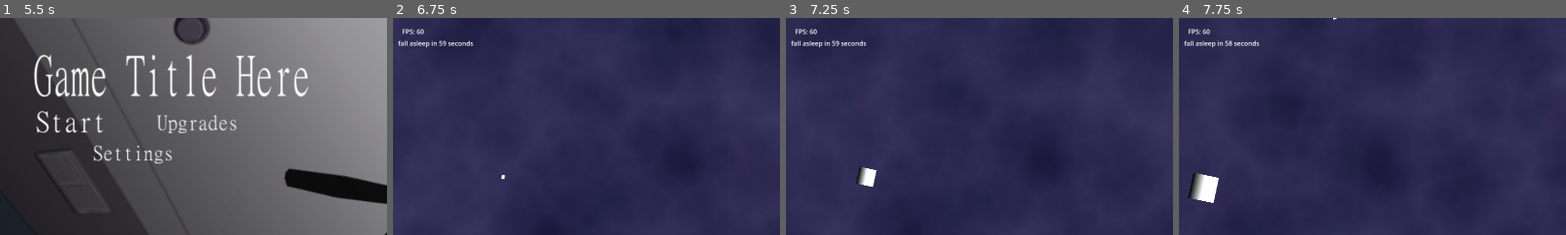
Above: before the commit, frames 1-4 (left to right).
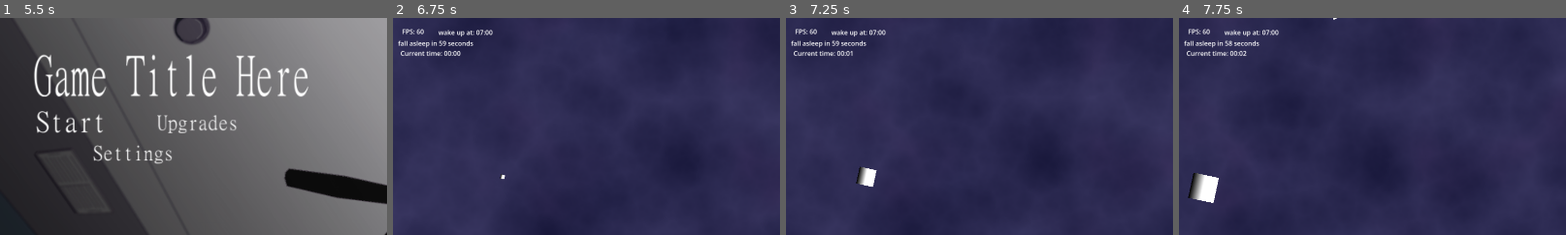
Above: after the commit, the same moments.

Repository: PatrikS24/GMTK26
Game: Godot game, scene res://state/main_state.tscn
The game is run twice, just before and just after one commit, with the same random seed, the same clock (stepped at 60 frames per second) and the same inputs.
Inputs:
- Up to frame 1 (5.5 s): click "Start Game" at 0.5 s; tap Enter at 1.25, 2.75, 5 s; hold Right (ui_right) 1.28-2.03 s; tap Space at 2, 4.25 s; hold Down (ui_down) 2.03-2.78 s; hold Right (ui_right) 2.78-3.53 s; hold Up (ui_up) 3.53-4.28 s; hold Left (ui_left) from 4.28 s (still down)
- Up to frame 2 (6.75 s): release Left (ui_left) at 5.78 s; hold Down (ui_down) 5.78-6.53 s; hold Right (ui_right) from 6.53 s (still down)
- Up to frame 3 (7.25 s): keep holding Right (ui_right)
- Up to frame 4 (7.75 s): release Right (ui_right) at 7.28 s; hold Up (ui_up) from 7.28 s (still down)
The pictures show only the part of the screen within x 0-50%, y 0-50%; the shares and areas given below are measured in that part.

Frame 1 is identical in both runs. In frame 2, 0.5% of the frame differs, in the area x 2-26%, y 5-18%; in frame 3, 0.5%; in frame 4, 0.5%.

Commit message:
wakeup/current time

Diff:
--- a/assets/shaders/background_shader.gdshader
+++ b/assets/shaders/background_shader.gdshader
@@ -196,10 +196,10 @@
 vec2 room_uv = uv + pivot;
 
 vec4 bottom_mask_color = texture(eyelid_texture, bottom_uv);
-float bottom_mask = bottom_mask_color.g * bottom_mask_color.a;
+float bottom_mask = bottom_mask_color.a;
 
 vec4 top_mask_color = texture(eyelid_texture, top_uv);
-float top_mask = top_mask_color.g * top_mask_color.a;
+float top_mask = top_mask_color.a;
 
 float background_mask = top_mask + bottom_mask;
 
--- a/attacks/attack_manager.gd
+++ b/attacks/attack_manager.gd
@@ -45,10 +45,10 @@
 	var dir_sign = -1 if left_side else 1
 	var x_pos = player.global_position.x + distance_from_player * dir_sign
 	var positions: Array[Vector2] = []
-	var bottom_y = player.global_position.y - height / 2.0
+	var bottom_y = player.global_position.y + height / 2.0
 	var height_diff = height / float(num_of_points)
 	for i in range(num_of_points):
-		positions.append(Vector2(x_pos, bottom_y + height_diff * i))
+		positions.append(Vector2(x_pos, bottom_y - height_diff * i))
 	return positions
 
 
--- a/attacks/weapons/wave_weapon.gd
+++ b/attacks/weapons/wave_weapon.gd
@@ -21,6 +21,11 @@
 		var sideways = direction.orthogonal() * sin(time * frequency + phase) * amplitude
 
 		global_position = start_pos + forward + sideways
+		var dt = 0.01
+		var next_time = time + dt
+		var next_pos = start_pos + direction * speed * next_time + direction.orthogonal() * sin(next_time * frequency + phase) * amplitude
+
+		look_at(next_pos)
 
 
 func init_wave(left: bool, start_position: Vector2, offset: float):
--- a/player/countdown.gd
+++ b/player/countdown.gd
@@ -4,12 +4,19 @@
 
 @export var countdown_time: float = 60.0
 
-const wakeup_time : float = 60.0 * 3
+const timescale: float = 140.0
+const wakeup_time : float = 60.0 * 3 * timescale
 
-func _process(_delta: float) -> void:
+var current_time: float = 0.0
+
+func _process(delta: float) -> void:
 	if MainState.state != MainState.GameState.IN_GAME:
 		timer.paused = true
-	else: timer.paused = false
+	else:
+		timer.paused = false
+		current_time += delta * timescale
+	if current_time >= wakeup_time:
+		pass # TODO: game over
 
 func add_time(time: float):
 	var remaining = timer.time_left
@@ -34,8 +41,14 @@
 func get_time_left():
 	return timer.time_left
 
-func death():
+func get_wake_up_time():
+	return wakeup_time
+
+func get_current_time():
+	return current_time
+
+func win():
 	pass # TODO
 
 func _on_timer_timeout() -> void:
-	death()
+	win()
--- a/state/fps_label.gd
+++ /dev/null
@@ -1,4 +0,0 @@
-extends Label
-
-func _process(_delta: float) -> void:
-	text = "FPS: %d" % Engine.get_frames_per_second()
--- /dev/null
+++ b/state/hud.gd
@@ -0,0 +1,24 @@
+extends Control
+
+@onready var fps_label: Label = $FpsLabel
+@onready var current_time_label: Label = $CurrentTimeLabel
+@onready var time_left_label: Label = $TimeLeftLabel
+@onready var wake_up_time_label: Label = $WakeUpTimeLabel
+
+
+@export var player: Player
+
+
+
+func _ready() -> void:
+	wake_up_time_label.text = "Wake up at: %d" % player.get_countdown().get_wake_up_time()
+
+func _process(_delta: float) -> void:
+	time_left_label.text = "fall asleep in %d seconds" % player.get_countdown().get_time_left()
+	fps_label.text = "FPS: %d" % Engine.get_frames_per_second()
+
+	current_time_label.text = "Current time: %s" % format_time(player.get_countdown().get_current_time())
+	wake_up_time_label.text = "wake up at: %s" % format_time(player.get_countdown().get_wake_up_time())
+
+func format_time(time: float) -> String:
+	return "%02d:%02d" % [int(time / 3600) % 24, int(time / 60) % 60]
--- a/state/main_state.tscn
+++ b/state/main_state.tscn
@@ -4,8 +4,7 @@
 [ext_resource type="PackedScene" uid="uid://currq2cjuv0k2" path="res://player/player.tscn" id="1_k6isv"]
 [ext_resource type="Script" uid="uid://v6udstsolhh7" path="res://state/state_manager.gd" id="1_omdrj"]
 [ext_resource type="Script" uid="uid://qxv5v0stm1gx" path="res://player/camera_controller.gd" id="3_06sgl"]
-[ext_resource type="Script" uid="uid://42p3hvk6sgtq" path="res://state/fps_label.gd" id="4_r0e75"]
-[ext_resource type="Script" uid="uid://du3iuj0qwfo0p" path="res://state/time_left_label.gd" id="5_m4jtw"]
+[ext_resource type="Script" uid="uid://df85u7q31c1ld" path="res://state/hud.gd" id="6_4180k"]
 [ext_resource type="Script" uid="uid://x5iopploffcn" path="res://state/main_menu.gd" id="7_y8htd"]
 [ext_resource type="Script" uid="uid://vuhiilaydigk" path="res://state/cutscene_player.gd" id="8_ovehu"]
 [ext_resource type="Script" uid="uid://cv75lnkykhqlt" path="res://state/pause_menu.gd" id="8_qp3ij"]
@@ -225,12 +224,14 @@
 layout_mode = 2
 text = "Quit"
 
-[node name="HUD" type="Control" parent="UI/CanvasLayer" unique_id=1058632053]
+[node name="HUD" type="Control" parent="UI/CanvasLayer" unique_id=1058632053 node_paths=PackedStringArray("player")]
 process_mode = 3
 layout_mode = 3
 anchors_preset = 0
 offset_right = 40.0
 offset_bottom = 40.0
+script = ExtResource("6_4180k")
+player = NodePath("../../../Game/Player")
 
 [node name="FpsLabel" type="Label" parent="UI/CanvasLayer/HUD" unique_id=1594056062]
 layout_mode = 0
@@ -238,16 +239,27 @@
 offset_top = 22.0
 offset_right = 65.0
 offset_bottom = 45.0
-script = ExtResource("4_r0e75")
-
-[node name="TimeLeftLabel" type="Label" parent="UI/CanvasLayer/HUD" unique_id=379233246 node_paths=PackedStringArray("player")]
+
+[node name="TimeLeftLabel" type="Label" parent="UI/CanvasLayer/HUD" unique_id=379233246]
 layout_mode = 0
 offset_left = 15.0
 offset_top = 51.0
 offset_right = 55.0
 offset_bottom = 74.0
-script = ExtResource("5_m4jtw")
-player = NodePath("../../../../Game/Player")
+
+[node name="CurrentTimeLabel" type="Label" parent="UI/CanvasLayer/HUD" unique_id=1484990510]
+layout_mode = 0
+offset_left = 21.0
+offset_top = 76.0
+offset_right = 61.0
+offset_bottom = 99.0
+
+[node name="WakeUpTimeLabel" type="Label" parent="UI/CanvasLayer/HUD" unique_id=465508403]
+layout_mode = 0
+offset_left = 115.0
+offset_top = 24.0
+offset_right = 155.0
+offset_bottom = 47.0
 
 [node name="PauseMenu" type="Control" parent="UI/CanvasLayer" unique_id=1711316412]
 process_mode = 3
--- a/state/time_left_label.gd
+++ /dev/null
@@ -1,6 +0,0 @@
-extends Label
-
-@export var player: Player
-
-func _process(_delta: float) -> void:
-	text = "fall asleep in %d seconds" % player.get_countdown().get_time_left()
Not shown, removed: state/fps_label.gd.uid
Not shown, added: state/hud.gd.uid
Not shown, removed: state/time_left_label.gd.uid
